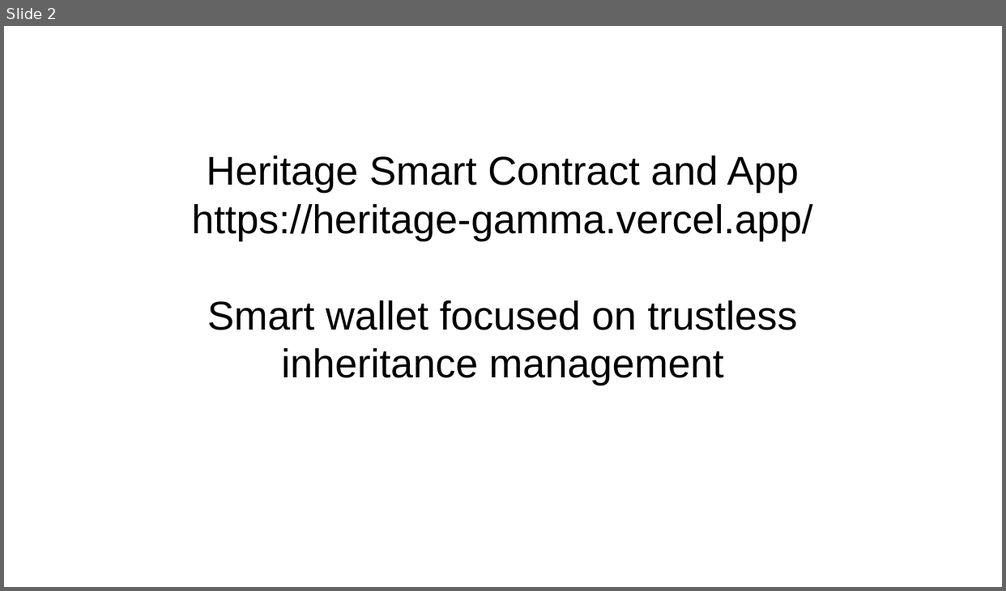
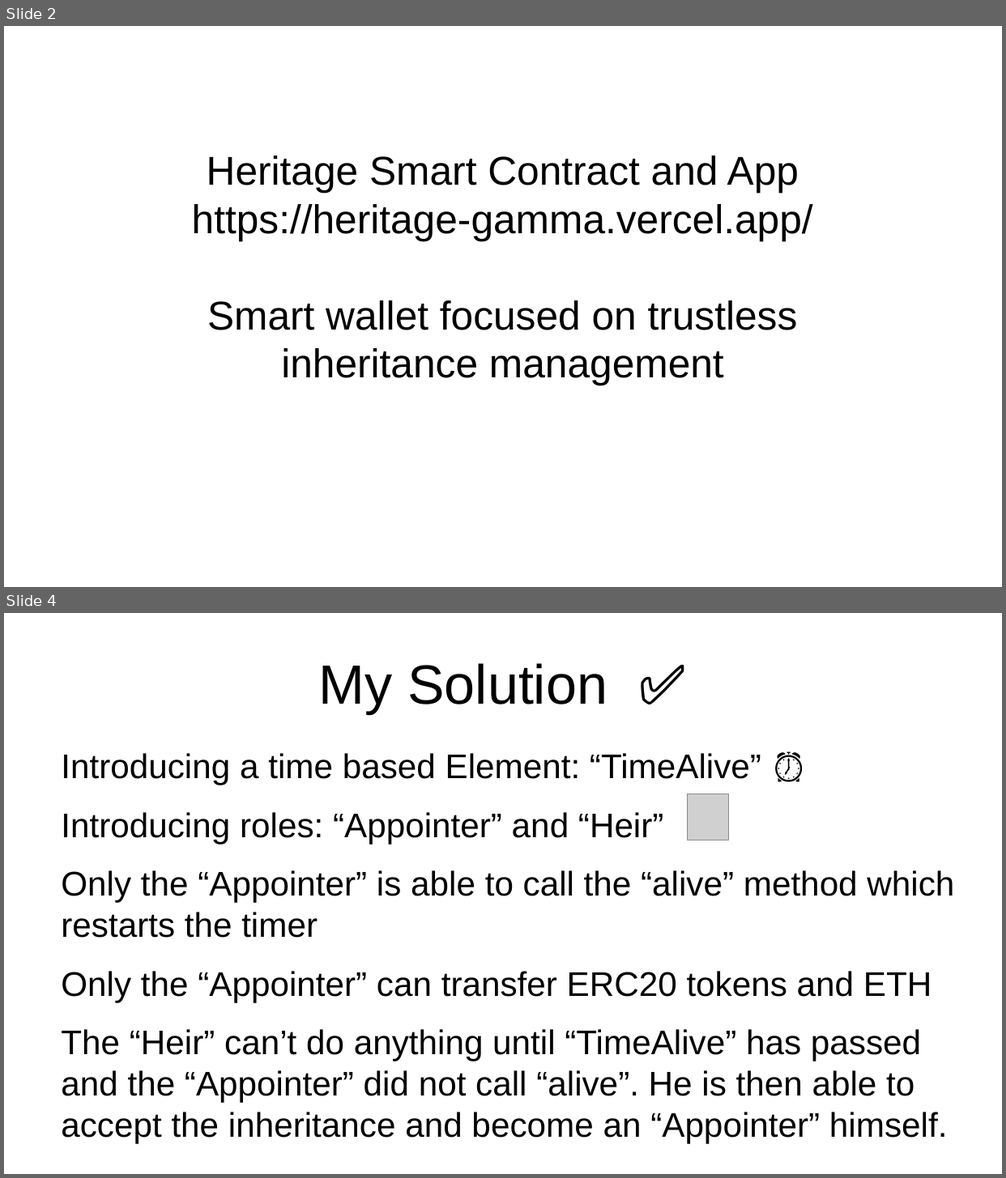
Before and after one commit to cmeyke/heritage, a slide deck: documentation/heritage.odp. Shown one above the other, each under a label of ours: slide 2 before the commit, slides 2 and 4 after it; the slides between them are not shown. The pictures are 1006x591 and 1006x1178 pixels, drawn with LibreOffice and Linux fonts; fonts in the diff are those of the drawing; grey boxes stand for pictures; background and template pictures are left out. Boxes give left, top, right and bottom in pixels: in the first picture for what was removed or moved away, otherwise in the second. Text is boxed around its words. In the diff, an @@ line names an element or a change of style, - is before the commit and + after.

```diff
--- a/documentation/heritage.odp
+++ b/documentation/heritage.odp
@@ slide 4 added at (4,613,1002,1174), background #FFFFFF @@
@@ title added at (319,663,608,714), 44 pt, text #000000 @@
+My Solution ✅
@@ text added at (61,753,954,1144), 27.2 pt, text #000000 @@
+Introducing a time based Element: “TimeAlive” ⏰
+Introducing roles: “Appointer” and “Heir”
+Only the “Appointer” is able to call the “alive” method which restarts the timer
+Only the “Appointer” can transfer ERC20 tokens and ETH
+The “Heir” can’t do anything until “TimeAlive” has passed and the “Appointer” did not call “alive”. He is then able to accept the inheritance and become an “Appointer” himself.
@@ picture added at (687,794,728,841) @@
```
Also in this commit, not shown: 1 slide changed, 4 other slides added, 1 other file.
